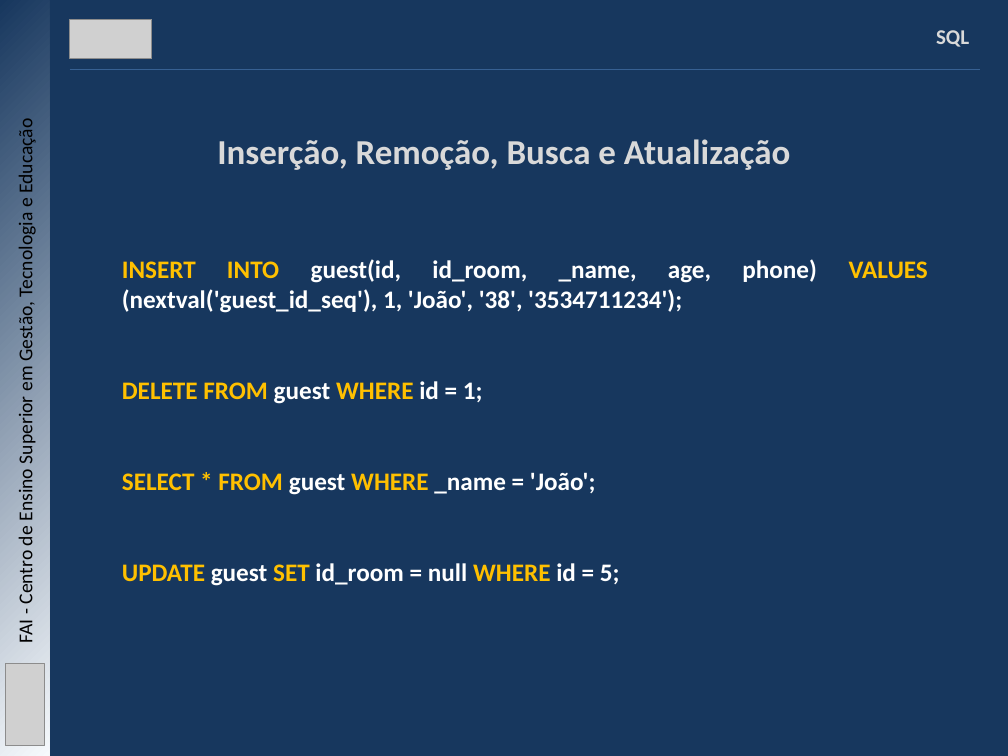
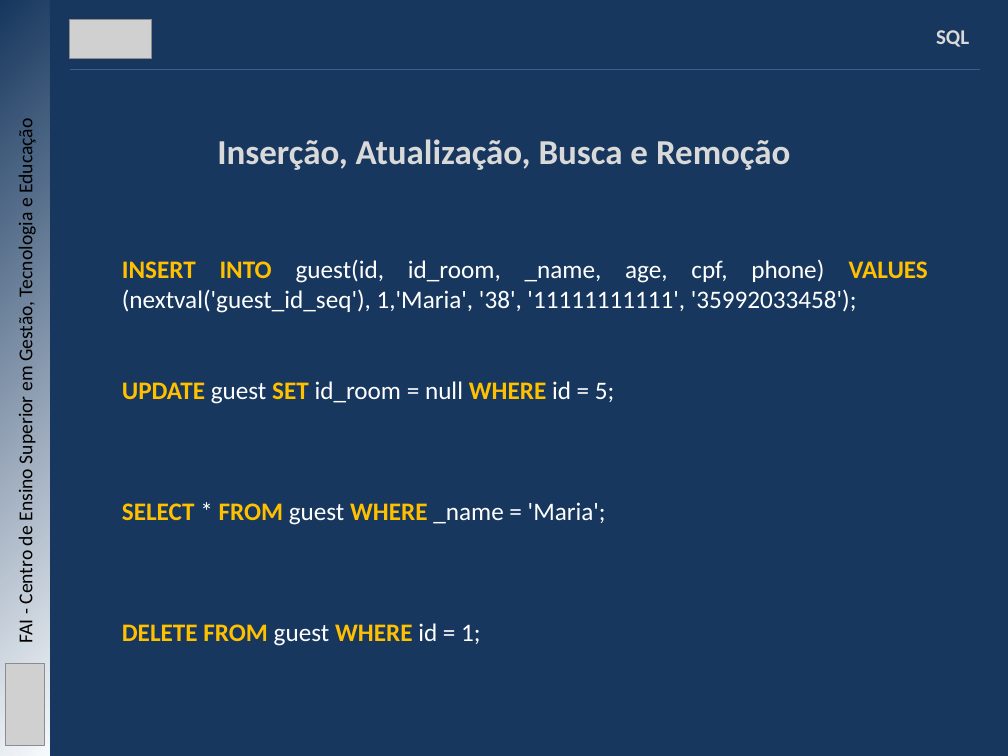
Before and after one commit to mbernardesp/lab-dev-software-sgh, a slide deck: slide 16 of slides/java-com-banco-de-dados.pptx. Drawn at 1008x756 pixels with LibreOffice and Linux fonts; fonts in the diff are those of the drawing; grey boxes stand for pictures. Boxes give left, top, right and bottom in pixels: in the first picture for what was removed or moved away, otherwise in the second. Text is boxed around its words. In the diff, an @@ line names an element or a change of style, - is before the commit and + after.

Commit message:
- Atualização do slide Java com banco de dados

```diff
--- a/slides/java-com-banco-de-dados.pptx
+++ b/slides/java-com-banco-de-dados.pptx
@@ text at (217, 139, 790, 170): text changed @@
-Inserção, Remoção, Busca e Atualização
+Inserção, Atualização, Busca e Remoção
@@ text at (122, 259, 928, 525): text changed; bold off @@
-                INSERT INTO guest(id, id_room, _name, age, phone) VALUES (nextval('guest_id_seq'), 1, 'João', '38', '3534711234');
+                INSERT INTO guest(id, id_room, _name, age, cpf, phone) VALUES (nextval('guest_id_seq'), 1,'Maria', '38', '11111111111', '35992033458');
+                UPDATE guest SET id_room = null WHERE id = 5;
+                SELECT * FROM guest WHERE _name = 'Maria';
@@ text at (122, 472, 620, 586): paragraphs removed @@
-                SELECT * FROM guest WHERE _name = 'João';
-                UPDATE guest SET id_room = null WHERE id = 5;
@@ text at (122, 623, 480, 646): bold off in "guest id = 1;" @@
```
Also in this commit, not shown: 8 other slides changed, 8 slides added, 2 other files.
